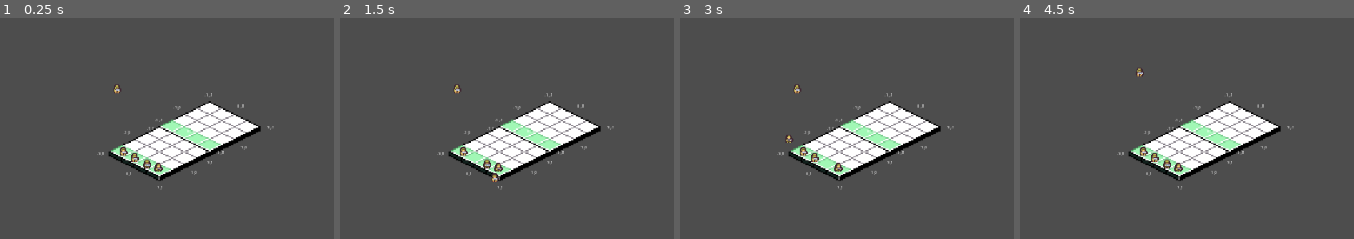
Above: before the commit, frames 1-4 (left to right).
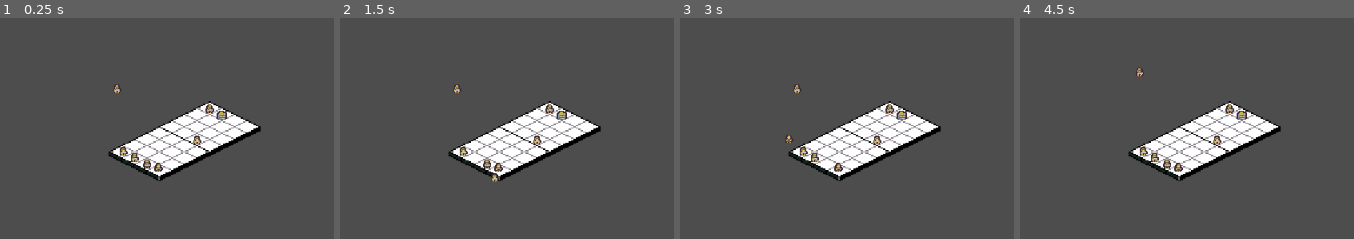
Above: after the commit, the same moments.

Repository: i-gri/wargame
Game: Godot game, scene res://scenes/testing_units.tscn
Two runs of this game, one before a commit and one after it. Both use one fixed random seed, a clock stepped at 60 frames per second and the inputs below. The project has no main scene, so this scene is started directly.
Inputs (mouse positions are in pixels of both pictures, inside the frame that each line leads up to):
- Up to frame 1 (0.25 s): no input
- Up to frame 2 (1.5 s): tap Enter at 0.5 s; drag from (496, 168) to (667, 40) at 0.52 s; tap Space at 1.25 s; drag from (473, 157) to (547, 230) at 1.27 s
- Up to frame 3 (3 s): move the mouse to (826, 163) at 2.02 s; click (826, 163) at 2.17 s; tap Enter at 2.75 s; drag from (826, 163) to (686, 73) at 2.77 s
- Up to frame 4 (4.5 s): tap Space at 3.5 s; drag from (1143, 150) to (1307, 139) at 3.52 s; tap Enter at 4.25 s; drag from (1136, 88) to (1146, 26) at 4.27 s

The runs differ from the first frame. In frame 1, 1.7% of the frame differs, in the area x 29-83%, y 33-78%; in frame 2, 1.8%; in frame 3, 1.8%; in frame 4, 1.7%.

Commit message:
Add deploy units

Diff:
--- a/nodes/cell/cell.gd
+++ b/nodes/cell/cell.gd
@@ -1,7 +1,8 @@
 class_name Cell extends Area2D
 
 const CELL_SIZE = Vector2(20,20)
-const COORD_OFFSET = Vector2(-30,-1)
+const COORD_OFFSET = Vector2(-30,0)
+const UNIT_OFFSET = Vector2(0,-1) # Not used currently
 const HIGHLIGHT_SEGMENT_ID = "uid://bxv0ntbyhlhiq"
 
 const ALLOWED_TILES:Dictionary[Vector2i, Array] = {
@@ -18,7 +19,7 @@
 
 
 func _ready():
-  prepare_invasion(Vector2i(0,1))
+  pass
 
 
 func calculate_tile_to_position( tile:Vector2i ) -> Vector2:
@@ -44,7 +45,7 @@
 
 
 
-func prepare_invasion( entry_point:Vector2i ) -> void:
+func add_dropzone( snap_positions:Array[Vector2] ) -> void:
   var dropzone:DropZone = DropZone.new()
   dropzone.attach_spot = self
   dropzone.drop_behavior = DropBehaviorReject.new()
@@ -52,10 +53,10 @@
 
   dropzone.drop_applied.connect( _on_unit_entered )
 
-  for space:Vector2i in get_available_spaces( entry_point ):
+  for snap_position:Vector2i in snap_positions:
     var mark:Marker2D = Marker2D.new()
     var sprite:Sprite2D = load(HIGHLIGHT_SEGMENT_ID).instantiate()
-    var segment_position = calculate_tile_to_position( space )
+    var segment_position = snap_position # calculate_tile_to_position( space )
 
     sprite.position = segment_position
     mark.position = segment_position
@@ -76,8 +77,21 @@
   return available
 
 
-func _on_unit_entered( _dropzone:DropZone, unit:Area2D, _plan: ) -> void:
+func _on_unit_entered( _dropzone:DropZone, unit:Area2D, _plan:DropPlan ) -> void:
   print_debug("entered")
 
   var tile = calculate_position_to_tile( unit.position )
+  add_unit( unit, tile)
+
+
+func add_unit( unit:Unit, tile:Vector2i ) -> void:
   occupied_tiles[tile] = unit
+
+
+func get_all_segments() -> Array[Vector2i]:
+  var result:Array[Vector2i] = []
+  for x in 4:
+    for y in 4:
+      result.append( Vector2i( x,y * -1 ))
+
+  return result
--- a/nodes/cell/cell.tscn
+++ b/nodes/cell/cell.tscn
@@ -20,12 +20,14 @@
 debug_color = Color(0.6325221, 0.52744573, 0.10307399, 0.41960785)
 
 [node name="DebugLabels" type="Node2D" parent="." unique_id=2135058443]
+visible = false
 
 [node name="Label" type="Label" parent="DebugLabels" unique_id=271953673]
 offset_left = -33.0
 offset_top = -4.0
 offset_right = -26.0
 offset_bottom = 2.0
+theme_override_colors/font_color = Color(0.010090301, 0.010090301, 0.010090301, 1)
 theme_override_font_sizes/font_size = 3
 text = "0,0"
 horizontal_alignment = 1
@@ -35,6 +37,7 @@
 offset_top = 1.0
 offset_right = -17.0
 offset_bottom = 7.0
+theme_override_colors/font_color = Color(0.010090301, 0.010090301, 0.010090301, 1)
 theme_override_font_sizes/font_size = 3
 text = "1,0"
 horizontal_alignment = 1
@@ -44,6 +47,7 @@
 offset_top = 6.0
 offset_right = -6.0
 offset_bottom = 12.0
+theme_override_colors/font_color = Color(0.010090301, 0.010090301, 0.010090301, 1)
 theme_override_font_sizes/font_size = 3
 text = "2,0"
 horizontal_alignment = 1
@@ -53,6 +57,7 @@
 offset_top = 11.0
 offset_right = 4.0
 offset_bottom = 17.0
+theme_override_colors/font_color = Color(0.010090301, 0.010090301, 0.010090301, 1)
 theme_override_font_sizes/font_size = 3
 text = "3,0"
 horizontal_alignment = 1
@@ -62,6 +67,7 @@
 offset_top = -9.0
 offset_right = -17.0
 offset_bottom = -3.0
+theme_override_colors/font_color = Color(0.010090301, 0.010090301, 0.010090301, 1)
 theme_override_font_sizes/font_size = 3
 text = "0,-1"
 horizontal_alignment = 1
@@ -71,6 +77,7 @@
 offset_top = -4.0
 offset_right = -8.0
 offset_bottom = 2.0
+theme_override_colors/font_color = Color(0.010090301, 0.010090301, 0.010090301, 1)
 theme_override_font_sizes/font_size = 3
 text = "1,-1"
 horizontal_alignment = 1
@@ -80,6 +87,7 @@
 offset_top = 1.0
 offset_right = 3.0
 offset_bottom = 7.0
+theme_override_colors/font_color = Color(0.010090301, 0.010090301, 0.010090301, 1)
 theme_override_font_sizes/font_size = 3
 text = "2,-1"
 horizontal_alignment = 1
@@ -89,6 +97,7 @@
 offset_top = 6.0
 offset_right = 13.0
 offset_bottom = 12.0
+theme_override_colors/font_color = Color(0.010090301, 0.010090301, 0.010090301, 1)
 theme_override_font_sizes/font_size = 3
 text = "3,-1"
 horizontal_alignment = 1
@@ -98,6 +107,7 @@
 offset_top = -14.0
 offset_right = -6.0
 offset_bottom = -8.0
+theme_override_colors/font_color = Color(0.010090301, 0.010090301, 0.010090301, 1)
 theme_override_font_sizes/font_size = 3
 text = "0,-2"
 horizontal_alignment = 1
@@ -107,6 +117,7 @@
 offset_top = -9.0
 offset_right = 3.0
 offset_bottom = -3.0
+theme_override_colors/font_color = Color(0.010090301, 0.010090301, 0.010090301, 1)
 theme_override_font_sizes/font_size = 3
 text = "1,-2"
 horizontal_alignment = 1
@@ -116,6 +127,7 @@
 offset_top = -4.0
 offset_right = 14.0
 offset_bottom = 2.0
+theme_override_colors/font_color = Color(0.010090301, 0.010090301, 0.010090301, 1)
 theme_override_font_sizes/font_size = 3
 text = "2,-2"
 horizontal_alignment = 1
@@ -125,6 +137,7 @@
 offset_top = 1.0
 offset_right = 24.0
 offset_bottom = 7.0
+theme_override_colors/font_color = Color(0.010090301, 0.010090301, 0.010090301, 1)
 theme_override_font_sizes/font_size = 3
 text = "3,-2"
 horizontal_alignment = 1
@@ -134,6 +147,7 @@
 offset_top = -19.0
 offset_right = 4.0
 offset_bottom = -13.0
+theme_override_colors/font_color = Color(0.010090301, 0.010090301, 0.010090301, 1)
 theme_override_font_sizes/font_size = 3
 text = "0,-3"
 horizontal_alignment = 1
@@ -143,6 +157,7 @@
 offset_top = -14.0
 offset_right = 13.0
 offset_bottom = -8.0
+theme_override_colors/font_color = Color(0.010090301, 0.010090301, 0.010090301, 1)
 theme_override_font_sizes/font_size = 3
 text = "1,-3"
 horizontal_alignment = 1
@@ -152,6 +167,7 @@
 offset_top = -9.0
 offset_right = 24.0
 offset_bottom = -3.0
+theme_override_colors/font_color = Color(0.010090301, 0.010090301, 0.010090301, 1)
 theme_override_font_sizes/font_size = 3
 text = "2,-3"
 horizontal_alignment = 1
@@ -161,6 +177,7 @@
 offset_top = -4.0
 offset_right = 34.0
 offset_bottom = 2.0
+theme_override_colors/font_color = Color(0.010090301, 0.010090301, 0.010090301, 1)
 theme_override_font_sizes/font_size = 3
 text = "3,-3"
 horizontal_alignment = 1
@@ -170,6 +187,7 @@
 offset_top = -3.0
 offset_right = 53.0
 offset_bottom = 3.0
+theme_override_colors/font_color = Color(0.010090301, 0.010090301, 0.010090301, 1)
 theme_override_font_sizes/font_size = 3
 text = "1,-1"
 horizontal_alignment = 1
@@ -179,6 +197,7 @@
 offset_top = 13.0
 offset_right = 31.0
 offset_bottom = 19.0
+theme_override_colors/font_color = Color(0.010090301, 0.010090301, 0.010090301, 1)
 theme_override_font_sizes/font_size = 3
 text = "1,0"
 horizontal_alignment = 1
@@ -188,6 +207,7 @@
 offset_top = -2.0
 offset_right = -43.0
 offset_bottom = 4.0
+theme_override_colors/font_color = Color(0.010090301, 0.010090301, 0.010090301, 1)
 theme_override_font_sizes/font_size = 3
 text = "-1,1"
 horizontal_alignment = 1
@@ -197,6 +217,7 @@
 offset_top = -19.0
 offset_right = -22.0
 offset_bottom = -13.0
+theme_override_colors/font_color = Color(0.010090301, 0.010090301, 0.010090301, 1)
 theme_override_font_sizes/font_size = 3
 text = "-1,0"
 horizontal_alignment = 1
@@ -206,6 +227,7 @@
 offset_top = -29.0
 offset_right = 3.0
 offset_bottom = -23.0
+theme_override_colors/font_color = Color(0.010090301, 0.010090301, 0.010090301, 1)
 theme_override_font_sizes/font_size = 3
 text = "-1,-1"
 horizontal_alignment = 1
@@ -215,6 +237,7 @@
 offset_top = -20.0
 offset_right = 29.0
 offset_bottom = -14.0
+theme_override_colors/font_color = Color(0.010090301, 0.010090301, 0.010090301, 1)
 theme_override_font_sizes/font_size = 3
 text = "0,-1"
 horizontal_alignment = 1
@@ -224,6 +247,7 @@
 offset_top = 25.0
 offset_right = 4.0
 offset_bottom = 31.0
+theme_override_colors/font_color = Color(0.010090301, 0.010090301, 0.010090301, 1)
 theme_override_font_sizes/font_size = 3
 text = "1,1"
 horizontal_alignment = 1
@@ -233,10 +257,9 @@
 offset_top = 14.0
 offset_right = -21.0
 offset_bottom = 20.0
+theme_override_colors/font_color = Color(0.010090301, 0.010090301, 0.010090301, 1)
 theme_override_font_sizes/font_size = 3
 text = "0,1"
 horizontal_alignment = 1
 
-[node name="Marker2D" type="Marker2D" parent="." unique_id=665334199]
-
 [node name="Highlights" type="CanvasGroup" parent="." unique_id=924882235]
--- a/nodes/managers/unit_manager.gd
+++ b/nodes/managers/unit_manager.gd
@@ -1 +1,13 @@
 class_name UnitsManager extends Node
+
+func deploy_in_cell( cell:Cell, units:Array[UnitCore], player:Player ) -> void:
+  var tiles:Array[Vector2i] = cell.get_all_segments()
+  tiles.shuffle()
+
+  for core:UnitCore in units:
+    var unit:Unit = Unit.construct( core, player )
+    var tile:Vector2i = tiles.pop_back()
+    unit.position = cell.calculate_tile_to_position( tile ) + cell.global_position
+    cell.add_unit( unit, tile)
+
+    add_child( unit )
--- a/nodes/unit/unit.gd
+++ b/nodes/unit/unit.gd
@@ -3,7 +3,16 @@
 @export var core:UnitCore
 @export var player:Player
 
+const SCENE_ID:String = 'uid://ba5a321eieypp'
+
 @onready var sprite:Sprite2D = $Sprite2D
+
+static func construct( core_:UnitCore, player_:Player ) -> Unit:
+  var node:Unit = load(SCENE_ID).instantiate()
+  node.core = core_
+  node.player = player_
+
+  return node
 
 
 func _ready() -> void:
--- a/scenes/testing_units.tscn
+++ b/scenes/testing_units.tscn
@@ -1,6 +1,8 @@
 [gd_scene format=3 uid="uid://du8arg3knhen5"]
 
+[ext_resource type="Script" uid="uid://drgwcdoqoi2xc" path="res://core_scripts/unit_core.gd" id="1_6ob4c"]
 [ext_resource type="PackedScene" uid="uid://h5ua7mkblwyn" path="res://nodes/cell/cell.tscn" id="1_cmp3d"]
+[ext_resource type="Resource" uid="uid://cl3w4p2cvtn3s" path="res://resources/units/tank.tres" id="2_qav1g"]
 [ext_resource type="PackedScene" uid="uid://ba5a321eieypp" path="res://nodes/unit/unit.tscn" id="2_tp5e2"]
 [ext_resource type="Resource" uid="uid://uthg86ynn52t" path="res://resources/units/rifle_man.tres" id="3_68k2g"]
 [ext_resource type="Resource" uid="uid://d2xjfw2do4ryi" path="res://resources/players/first_player.tres" id="4_6hskn"]
@@ -9,13 +11,21 @@
 [sub_resource type="GDScript" id="GDScript_68k2g"]
 script/source = "extends Node2D
 
+@export var units:Array[UnitCore]
+@export var player:Player
+
 func _ready() -> void:
   pass
+  print_debug( \"all the segmetns: \", $Cell.get_all_segments() )
   #$Unit.position = $Cell.position
+
+  $UnitManager.deploy_in_cell( $Cell, units, player )
 "
 
 [node name="TestingUnits" type="Node2D" unique_id=556972192]
 script = SubResource("GDScript_68k2g")
+units = Array[ExtResource("1_6ob4c")]([ExtResource("2_qav1g"), ExtResource("3_68k2g"), ExtResource("3_68k2g")])
+player = ExtResource("4_6hskn")
 
 [node name="Cell" parent="." unique_id=1574186983 instance=ExtResource("1_cmp3d")]
 position = Vector2(290, 170)
